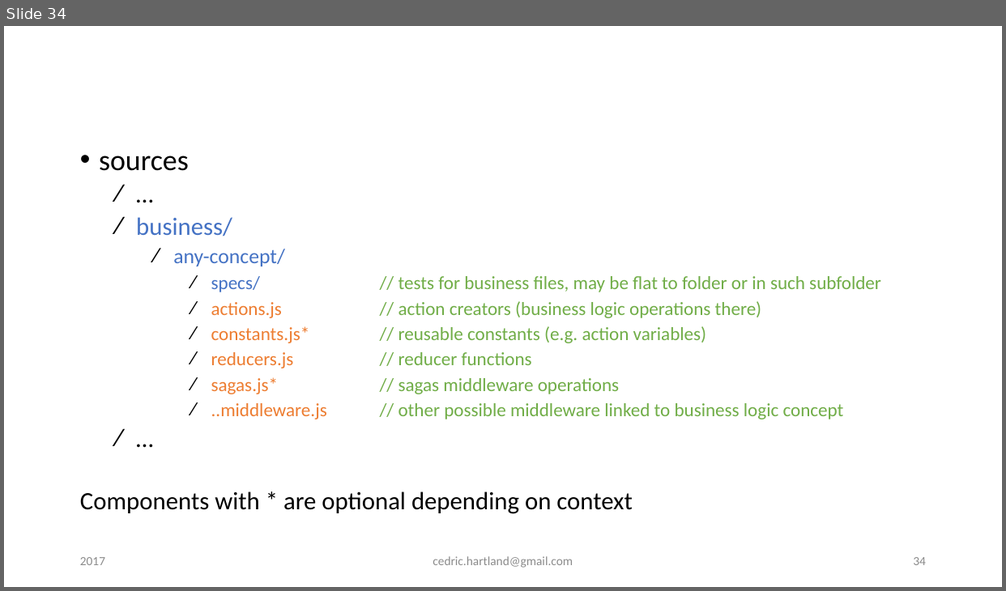
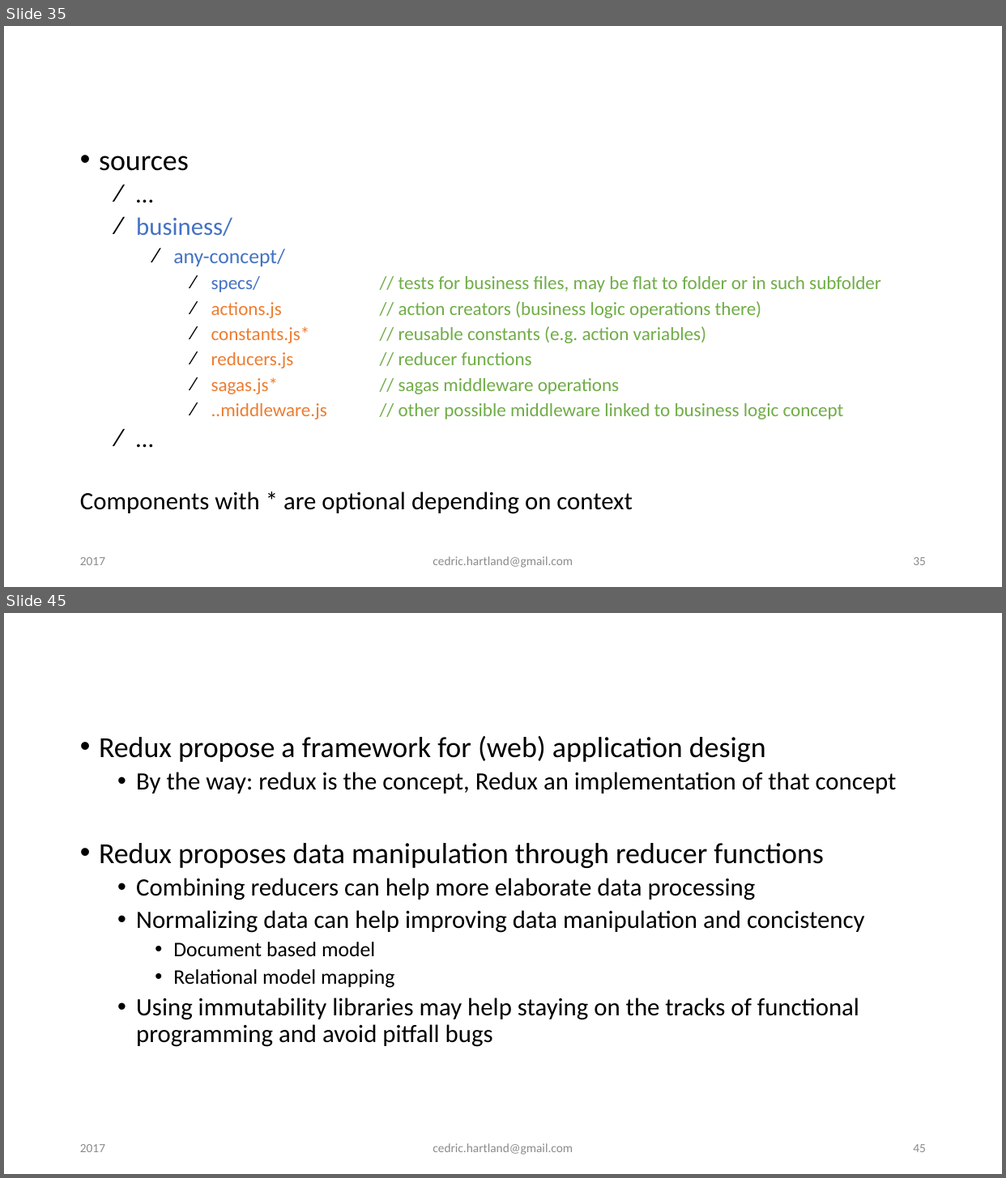
Before and after one commit to gigacool/react-redux-presentation, a slide deck: docs/React & Redux.pptx. Shown one above the other, each under a label of ours: slide 34 before the commit, slides 35 and 45 after it; the slides between them are not shown. The pictures are 1006x591 and 1006x1178 pixels, drawn with LibreOffice and Linux fonts; fonts in the diff are those of the drawing; background and template pictures are left out. Boxes give left, top, right and bottom in pixels: in the first picture for what was removed or moved away, otherwise in the second. Text is boxed around its words. In the diff, an @@ line names an element or a change of style, - is before the commit and + after.

```diff
--- a/docs/React & Redux.pptx
+++ b/docs/React & Redux.pptx
@@ slide 45 added at [4, 613, 1002, 1174], background #FFFFFF @@
@@ title added at [73, 643, 934, 713], 36 pt, text #FFFFFF @@
+Redux
@@ text added at [99, 736, 897, 1047], 24 pt, text #000000 @@
+• Redux propose a framework for (web) application design
+  • By the way: redux is the concept, Redux an implementation of that concept
+• Redux proposes data manipulation through reducer functions
+  • Combining reducers can help more elaborate data processing
+  • Normalizing data can help improving data manipulation and concistency
+    • Document based model
+    • Relational model mapping
+  • Using immutability libraries may help staying on the tracks of functional programming and avoid pitfall bugs
@@ text added at [80, 1144, 105, 1152], 12 pt, text #8C8C8C @@
+2017
@@ text added at [432, 1144, 573, 1155], 12 pt, text #8C8C8C @@
+cedric.hartland@gmail.com
@@ page number added at [913, 1144, 926, 1152], 12 pt, text #8C8C8C @@
+45
@@ what was slide 34 is now slide 35 @@
@@ page number at [913, 557, 926, 565]: text changed @@
-34
+35
```
Also in this commit, not shown: 6 slides changed, 11 other slides added, 5 other files.
